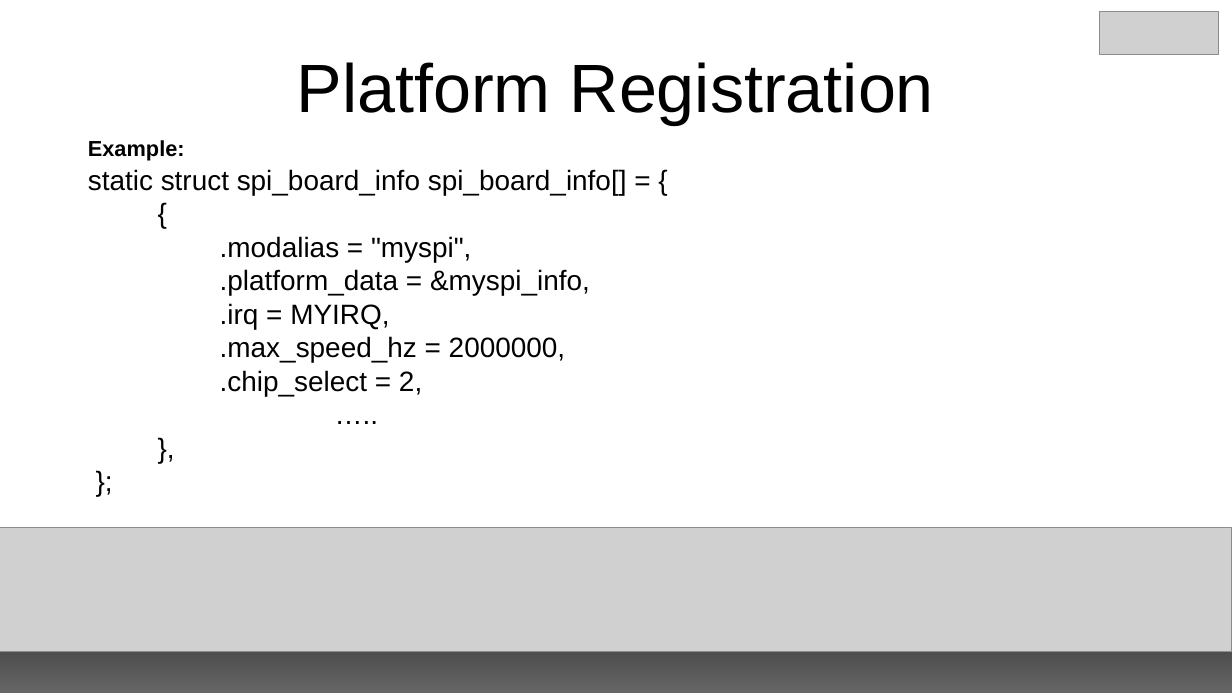
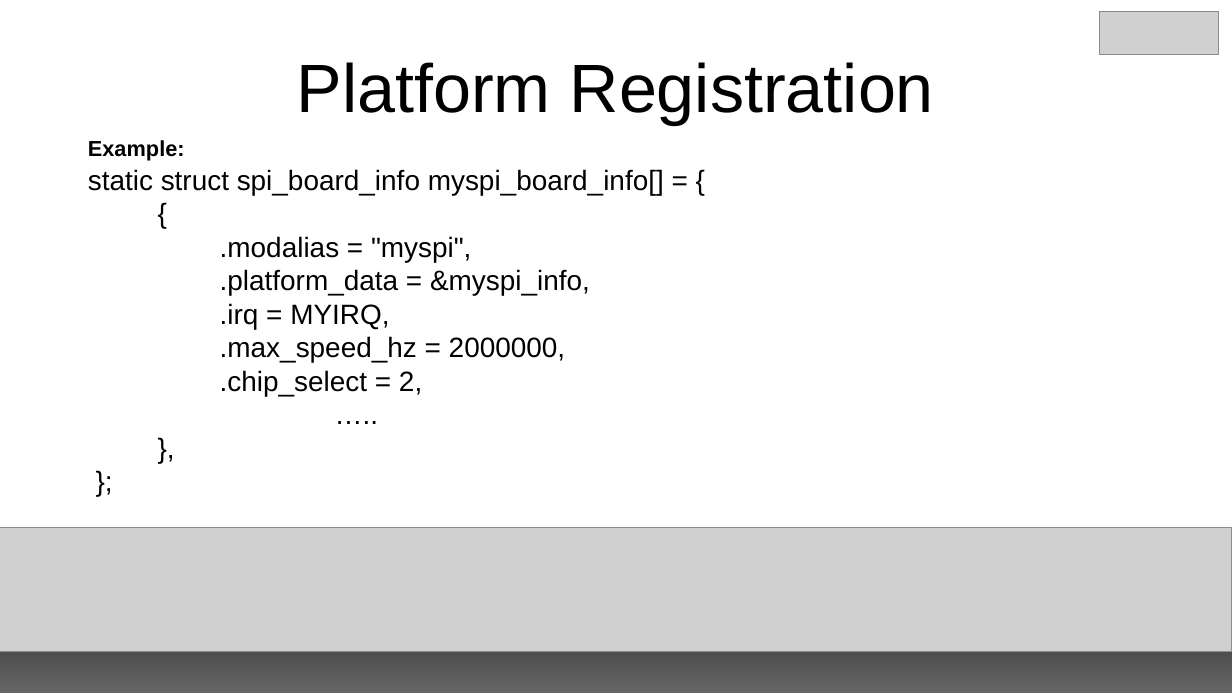
Before and after one commit to e-ale/Slides, a slide deck: slide 32 of building-an-spi-driver.odp (slide 30 before the commit). Drawn at 1232x693 pixels with LibreOffice and Linux fonts; fonts in the diff are those of the drawing; grey boxes stand for pictures. Boxes give left, top, right and bottom in pixels: in the first picture for what was removed or moved away, otherwise in the second. Text is boxed around its words. In the diff, an @@ line names an element or a change of style, - is before the commit and + after.

```diff
--- a/building-an-spi-driver.odp
+++ b/building-an-spi-driver.odp
@@ text at (88, 169, 664, 195): text changed @@
-static struct spi_board_info spi_board_info[] = {
+static struct spi_board_info myspi_board_info[] = {
```
Also in this commit, not shown: 4 other slides changed, 2 slides added.
